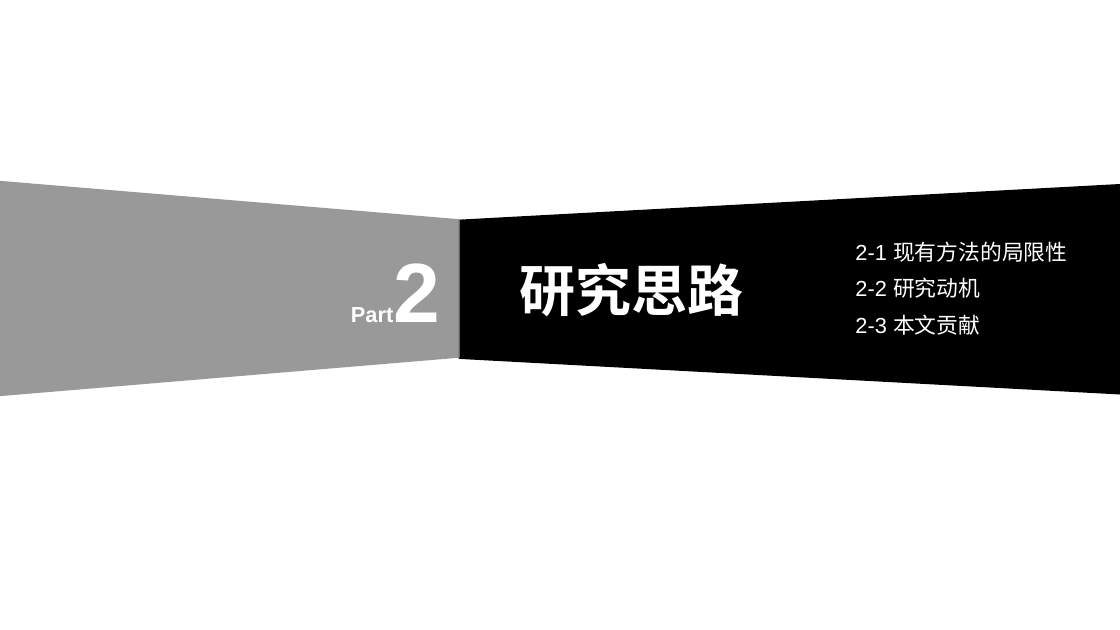
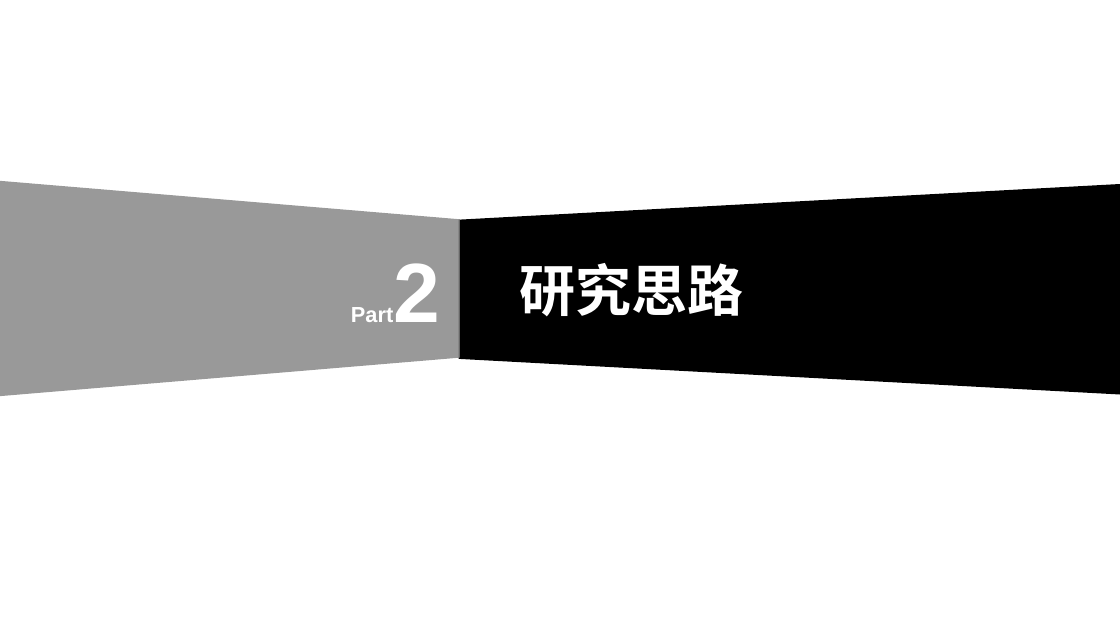
Before and after one commit to weixiao2333/zjuthesis-mphil, a slide deck: slide 8 of 硕士毕业论文答辩PPT.pptx. Drawn at 1120x630 pixels with LibreOffice and Linux fonts; fonts in the diff are those of the drawing. Boxes give left, top, right and bottom in pixels: in the first picture for what was removed or moved away, otherwise in the second. Text is boxed around its words. In the diff, an @@ line names an element or a change of style, - is before the commit and + after.

```diff
--- a/硕士毕业论文答辩PPT.pptx
+++ b/硕士毕业论文答辩PPT.pptx
@@ text removed at (x1=855, y1=241, x2=1067, y2=262) @@
-2-1 现有方法的局限性
@@ text removed at (x1=855, y1=277, x2=980, y2=298) @@
-2-2 研究动机
@@ text removed at (x1=855, y1=314, x2=980, y2=335) @@
-2-3 本文贡献
```
Also in this commit, not shown: 6 other slides changed, 1 other file.
